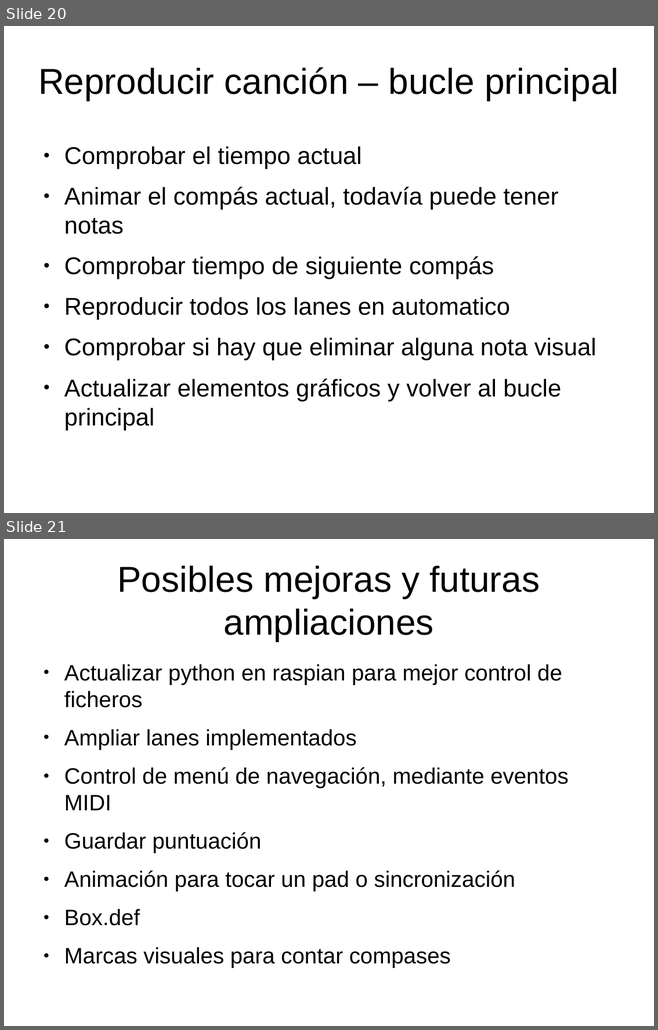
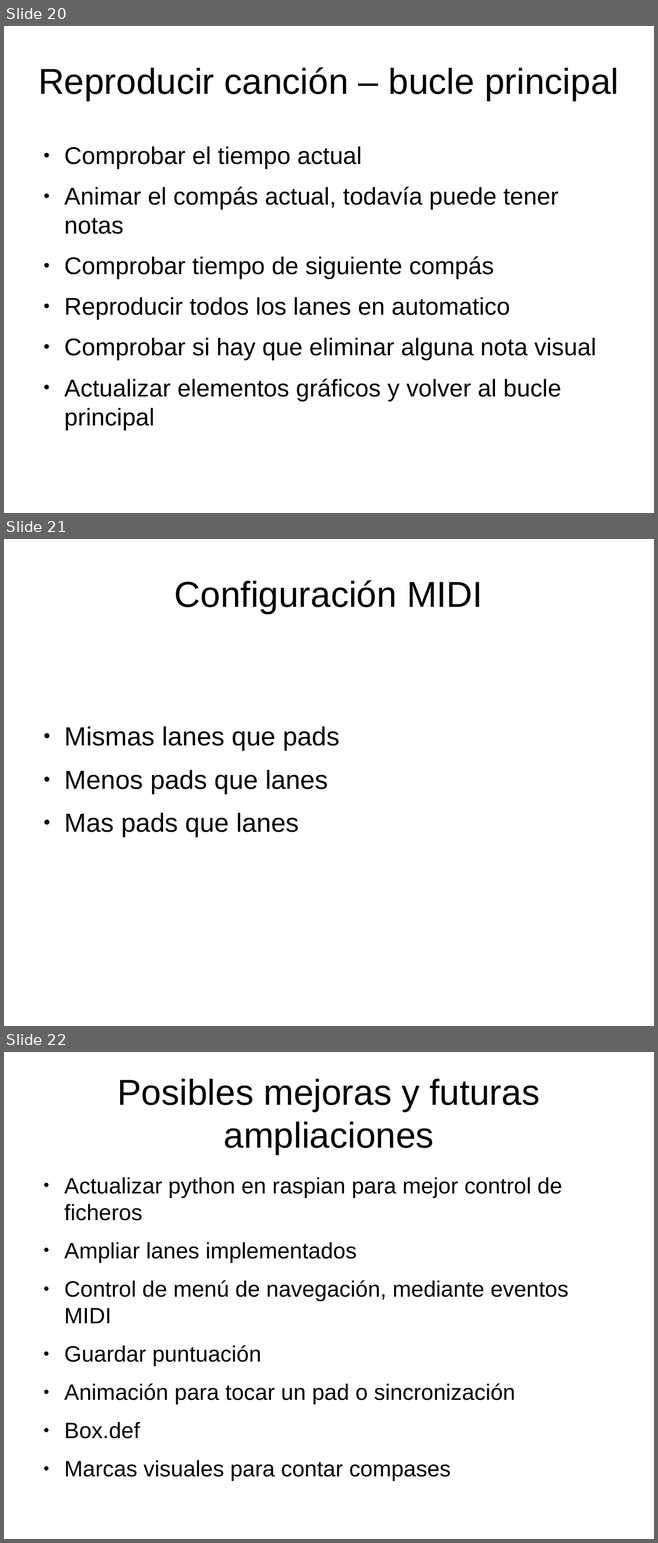
Before and after one commit to kapoira/pyDTX, a slide deck: Documentacion_proyecto/Presentacion pydtx.odp. Shown one above the other, each under a label of ours: slides 20 and 21 before the commit, slides 20, 21 and 22 after it. The pictures are 658x1030 and 658x1543 pixels, drawn with LibreOffice and Linux fonts; fonts in the diff are those of the drawing. Boxes give left, top, right and bottom in pixels: in the first picture for what was removed or moved away, otherwise in the second. Text is boxed around its words. In the diff, an @@ line names an element or a change of style, - is before the commit and + after.

```diff
--- a/Documentacion_proyecto/Presentacion pydtx.odp
+++ b/Documentacion_proyecto/Presentacion pydtx.odp
@@ slide 21 added at [4, 539, 654, 1026], background #FFFFFF @@
@@ title added at [175, 580, 482, 613], 44 pt, text #000000 @@
+Configuración MIDI
@@ text added at [64, 726, 339, 837], 32 pt, text #000000 @@
+● Mismas lanes que pads
+● Menos pads que lanes
+● Mas pads que lanes
@@ what was slide 21 is now slide 22 @@
```
Also in this commit, not shown: 2 slides changed.
